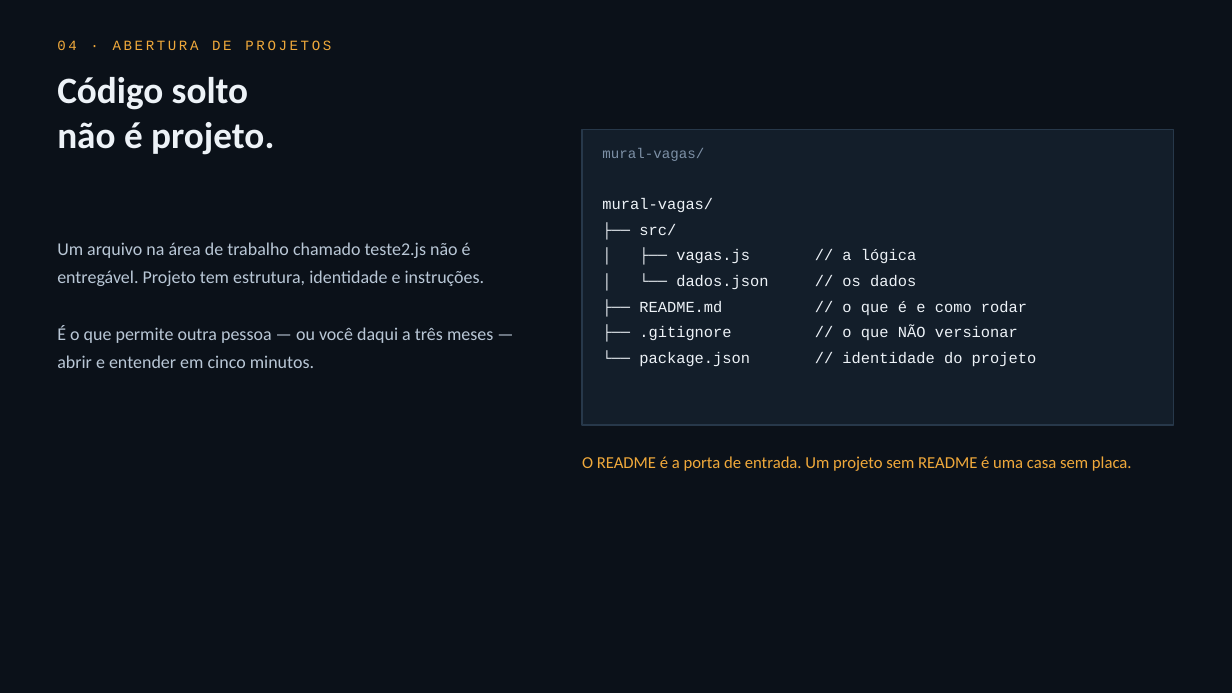
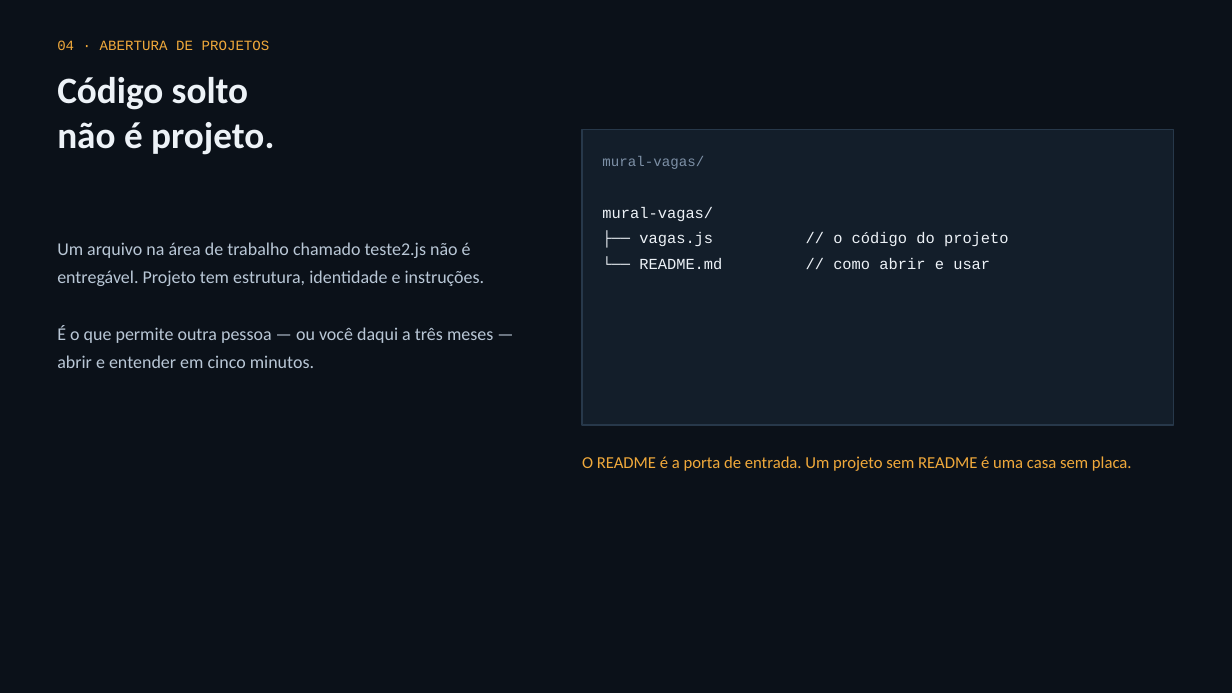
Before and after one commit to guirab734/JT, a slide deck: slide 17 of apresentacao/Logica-de-Programacao-e-Versionamento.pptx. Drawn at 1232x693 pixels with LibreOffice and Linux fonts; fonts in the diff are those of the drawing. Boxes give left, top, right and bottom in pixels: in the first picture for what was removed or moved away, otherwise in the second. Text is boxed around its words. In the diff, an @@ line names an element or a change of style, - is before the commit and + after.

```diff
--- a/apresentacao/Logica-de-Programacao-e-Versionamento.pptx
+++ b/apresentacao/Logica-de-Programacao-e-Versionamento.pptx
@@ text "04 · ABERTURA DE PROJETOS" at [57,40,270,50]: letter spacing 2 to 0 pt @@
@@ text at [639,232,1009,269]: text changed @@
-├── src/
-│ ├── vagas.js // a lógica
-│ └── dados.json // os dados
-├── README.md // o que é e como rodar
-├── .gitignore // o que NÃO versionar
-└── package.json // identidade do projeto
+├── vagas.js // o código do projeto
+└── README.md // como abrir e usar
```
Also in this commit, not shown: 22 other slides changed, 1 other file.
